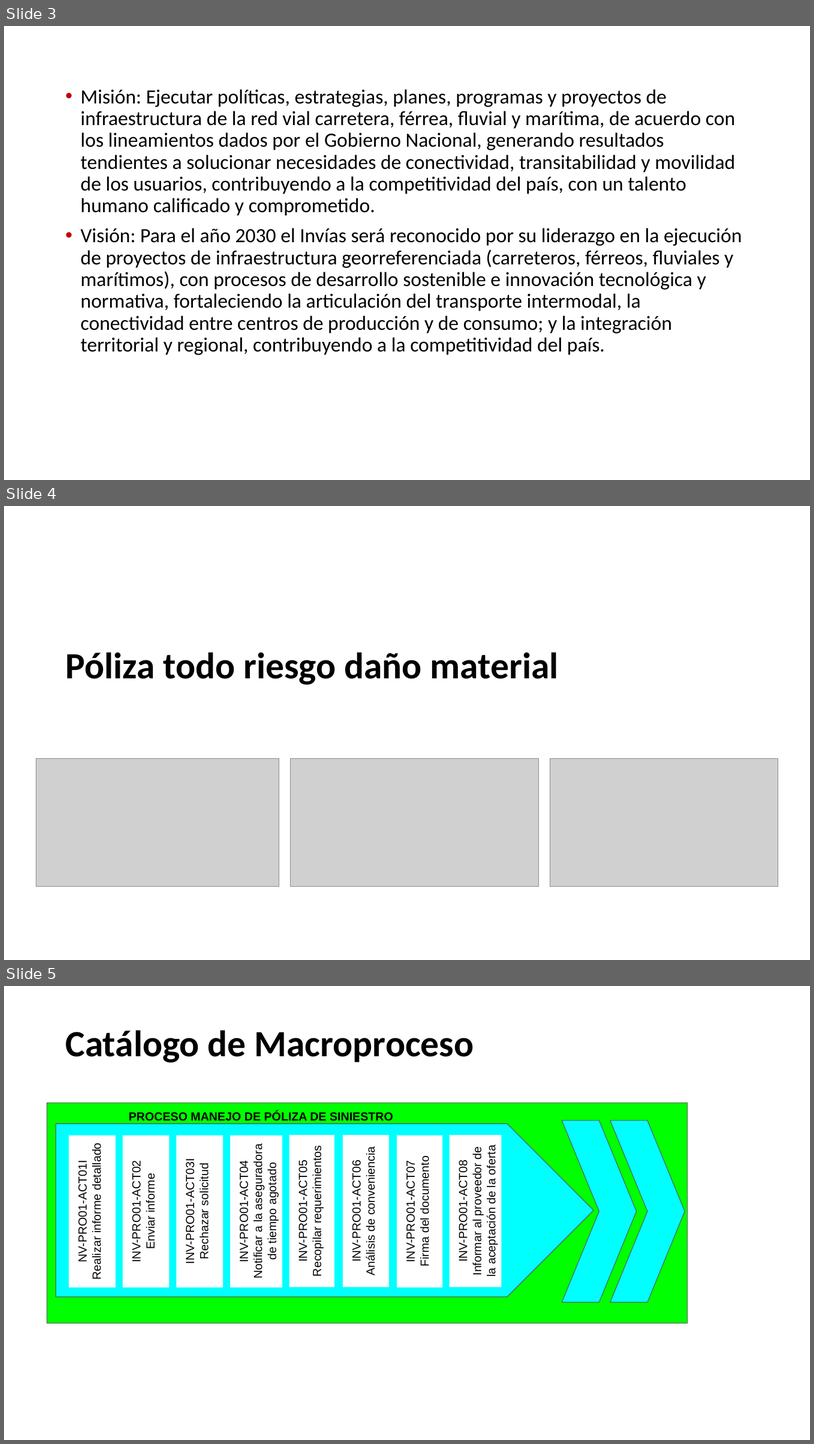
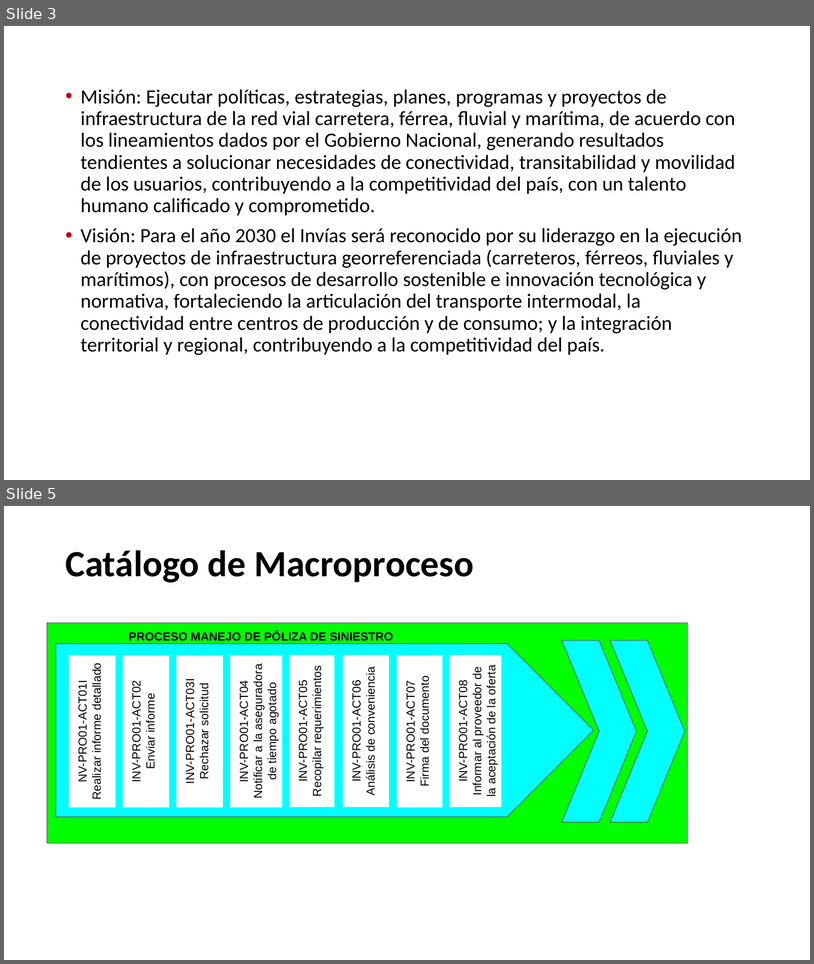
Before and after one commit to AndresFelipeGualdron/AUPN, a slide deck: AUPN.pptx. Shown one above the other, each under a label of ours: slides 3, 4 and 5 before the commit, slides 3 and 5 after it; the slides between them are not shown. The pictures are 814x1444 and 814x964 pixels, drawn with LibreOffice and Linux fonts; fonts in the diff are those of the drawing; grey boxes stand for pictures; background and template pictures are left out. Boxes give left, top, right and bottom in pixels: in the first picture for what was removed or moved away, otherwise in the second. Text is boxed around its words. In the diff, an @@ line names an element or a change of style, - is before the commit and + after.

```diff
--- a/AUPN.pptx
+++ b/AUPN.pptx
@@ slide 4 removed at <box>4,506,810,960</box>, background picture (left out) @@
@@ title removed at <box>65,652,559,685</box> @@
-Póliza todo riesgo daño material
@@ picture removed at <box>36,758,280,886</box> @@
@@ picture removed at <box>291,758,539,886</box> @@
@@ picture removed at <box>550,758,779,886</box> @@
```
Also in this commit, not shown: 1 slide added.
